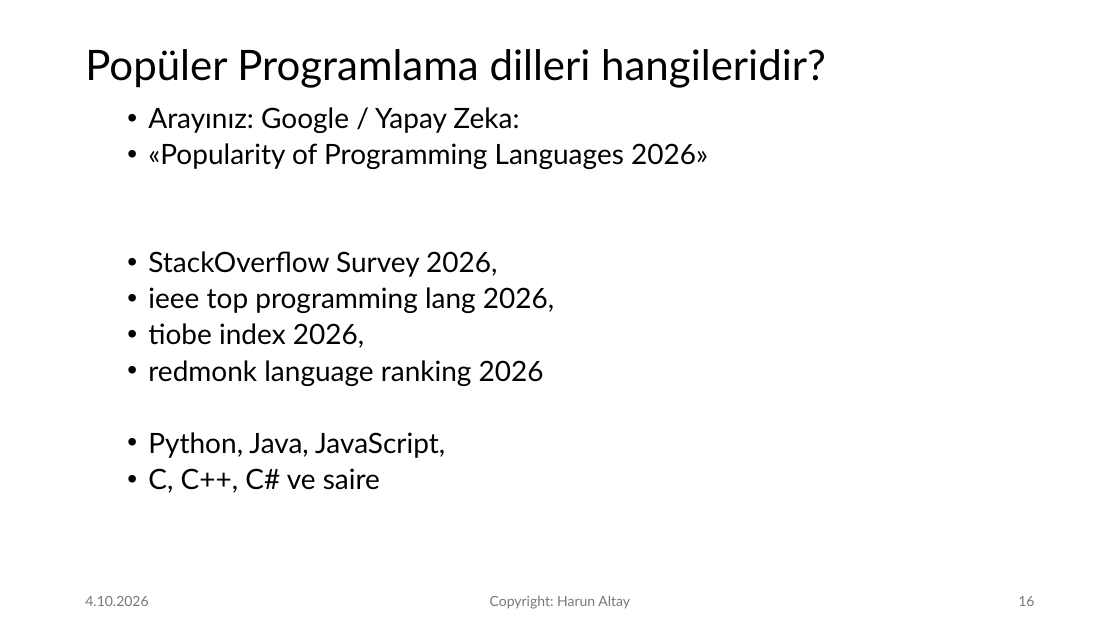
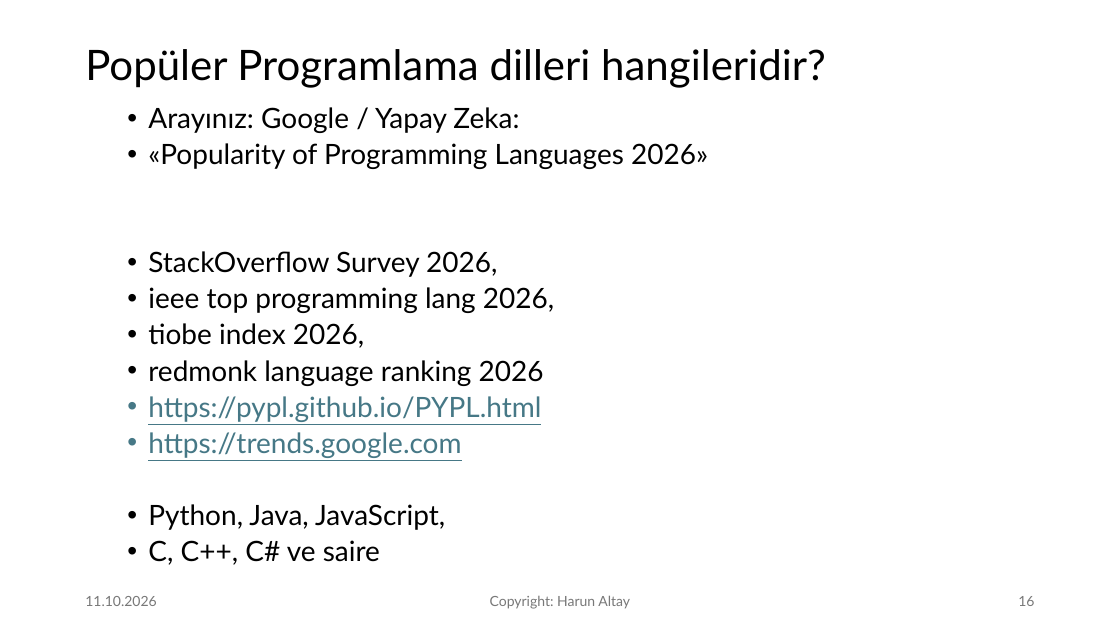
Before and after one commit to harunaltay/harunaltay.github.io, a slide deck: slide 16 of prog-diller/yazilim-sunum/Yazilim-Programlama-Dilleri-Giris.pptx. Drawn at 1120x630 pixels with LibreOffice and Linux fonts; fonts in the diff are those of the drawing. Boxes give left, top, right and bottom in pixels: in the first picture for what was removed or moved away, otherwise in the second. Text is boxed around its words. In the diff, an @@ line names an element or a change of style, - is before the commit and + after.

```diff
--- a/prog-diller/yazilim-sunum/Yazilim-Programlama-Dilleri-Giris.pptx
+++ b/prog-diller/yazilim-sunum/Yazilim-Programlama-Dilleri-Giris.pptx
@@ text at [148, 396, 541, 458]: paragraphs added @@
+  • https://pypl.github.io/PYPL.html
+  • https://trends.google.com
@@ text at [85, 596, 156, 606]: text changed @@
-4.10.2026
+11.10.2026
```
Also in this commit, not shown: 55 other slides changed, 3 slides added, 1 other file.
